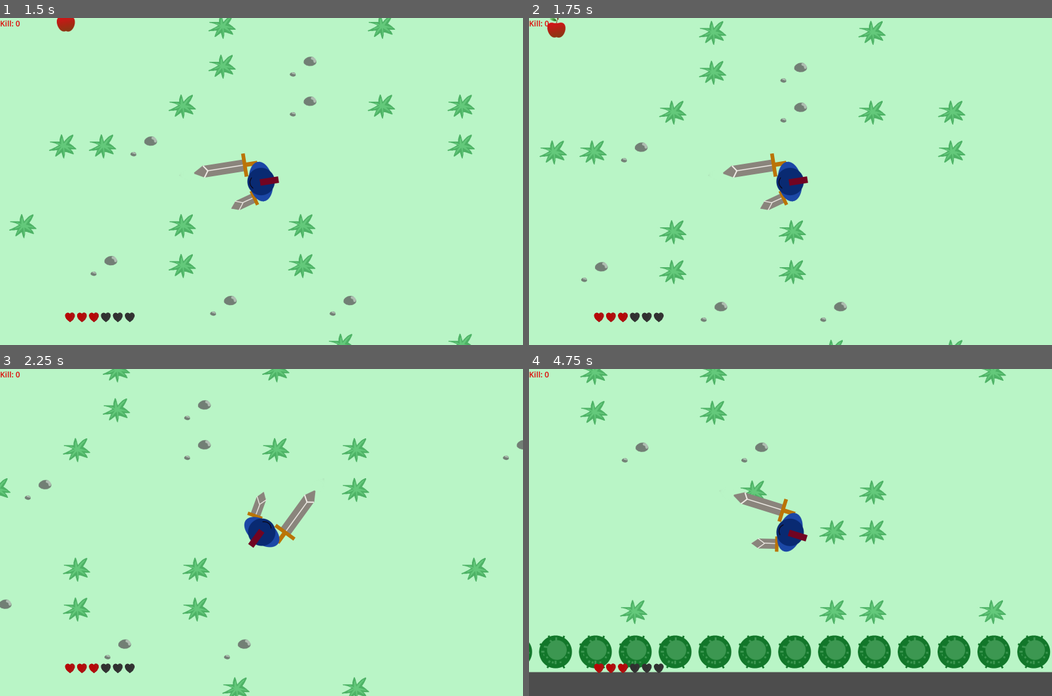
Above: before the commit, frames 1-4 (two rows, left to right).
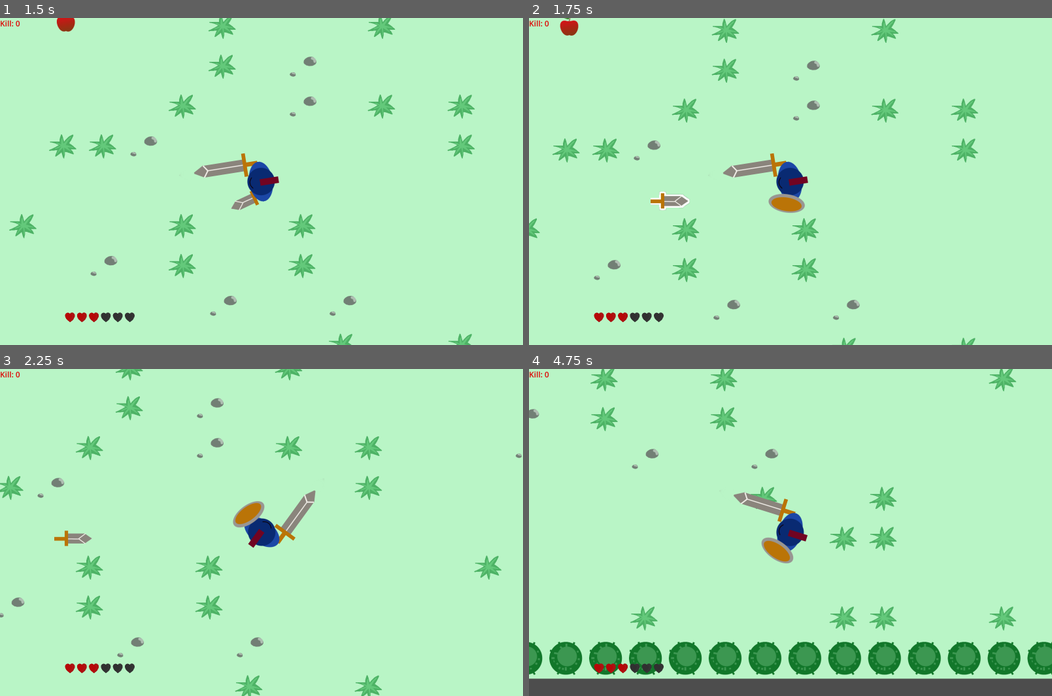
Above: after the commit, the same moments.

Repository: abcdnned/MonsterSlayer
Game: Godot game, scene res://scenes/world.tscn
The game is run twice, just before and just after one commit, with the same random seed, the same clock (stepped at 60 frames per second) and the same inputs.
Inputs (mouse positions are in pixels of both pictures, inside the frame that each line leads up to):
- Up to frame 1 (1.5 s): tap Enter at 0.5 s; move the mouse to (376, 165) at 0.52 s; hold D (right) 0.53-1.28 s; hold Q (item) 0.53-1.28 s; tap Tab (tab) at 0.8, 1.35 s; move the mouse to (156, 197) at 1.27 s; hold S (down) from 1.28 s (still down)
- Up to frame 2 (1.75 s): keep holding S (down); tap G (drop, bound only after the commit) at 1.55 s
- Up to frame 3 (2.25 s): move the mouse to (313, 460) at 2.02 s; release S (down) at 2.03 s; hold D (right) from 2.03 s (still down); hold G (drop, bound only after the commit) from 2.03 s (still down)
- Up to frame 4 (4.75 s): tap Q (item) at 2.3, 2.85, 4.55 s; move the mouse to (764, 597) at 2.77 s; release D (right) at 2.78 s; release G (drop, bound only after the commit) at 2.78 s; hold W (up) 2.78-3.53 s; tap Tab (tab) at 3.05 s; move the mouse to (947, 581) at 3.52 s; press the mouse at (947, 581) at 3.53 s; hold A (left) from 3.53 s (still down); tap G (drop, bound only after the commit) at 3.8 s; move the mouse to (633, 483) at 4.27 s; release the mouse at (633, 483) at 4.28 s; right-click (633, 483) at 4.35 s

Frame 1 is identical in both runs. In frame 2, 5.5% of the frame differs, in the area x 0-86%, y 0-100%; in frame 3, 5.1%; in frame 4, 14%, in the area x 0-100%, y 0-95%.

Commit message:
fetch switch item, drop item

Diff:
--- a/project.godot
+++ b/project.godot
@@ -85,3 +85,8 @@
 "events": [Object(InputEventKey,"resource_local_to_scene":false,"resource_name":"","device":-1,"window_id":0,"alt_pressed":false,"shift_pressed":false,"ctrl_pressed":false,"meta_pressed":false,"pressed":false,"keycode":0,"physical_keycode":69,"key_label":0,"unicode":101,"echo":false,"script":null)
 ]
 }
+drop={
+"deadzone": 0.5,
+"events": [Object(InputEventKey,"resource_local_to_scene":false,"resource_name":"","device":-1,"window_id":0,"alt_pressed":false,"shift_pressed":false,"ctrl_pressed":false,"meta_pressed":false,"pressed":false,"keycode":0,"physical_keycode":71,"key_label":0,"unicode":103,"echo":false,"script":null)
+]
+}
--- a/scenes/player.tscn
+++ b/scenes/player.tscn
@@ -758,6 +758,10 @@
 "values": [Vector2(139, 83), Vector2(199, 38)]
 }
 
+[sub_resource type="Animation" id="Animation_0hhfo"]
+resource_name = "drop_item"
+length = 0.04
+
 [sub_resource type="AnimationLibrary" id="AnimationLibrary_805h5"]
 _data = {
 "HoldItem": SubResource("Animation_7smbj"),
@@ -767,6 +771,7 @@
 "RESET": SubResource("Animation_1ea80"),
 "dash": SubResource("Animation_2ax2q"),
 "dash_attack": SubResource("Animation_yn61v"),
+"drop_item": SubResource("Animation_0hhfo"),
 "dying": SubResource("Animation_bsl3y"),
 "idle_defense_cancel": SubResource("Animation_bqgxm"),
 "idle_defense_hit": SubResource("Animation_86rf0"),
@@ -791,6 +796,9 @@
 [sub_resource type="AnimationNodeAnimation" id="AnimationNodeAnimation_ka6py"]
 animation = &"dash_attack"
 
+[sub_resource type="AnimationNodeAnimation" id="AnimationNodeAnimation_ggwrt"]
+animation = &"drop_item"
+
 [sub_resource type="AnimationNodeAnimation" id="AnimationNodeAnimation_x5wc5"]
 animation = &"dying"
 
@@ -959,10 +967,26 @@
 advance_mode = 2
 advance_condition = &"unstun & hold_item"
 
+[sub_resource type="AnimationNodeStateMachineTransition" id="AnimationNodeStateMachineTransition_qfpll"]
+advance_mode = 2
+advance_condition = &"drop_item"
+
+[sub_resource type="AnimationNodeStateMachineTransition" id="AnimationNodeStateMachineTransition_2t41s"]
+switch_mode = 2
+advance_mode = 2
+
+[sub_resource type="AnimationNodeStateMachineTransition" id="AnimationNodeStateMachineTransition_u3s8l"]
+advance_mode = 2
+advance_condition = &"stun"
+
+[sub_resource type="AnimationNodeStateMachineTransition" id="AnimationNodeStateMachineTransition_ir0ar"]
+advance_mode = 2
+advance_condition = &"dying"
+
 [sub_resource type="AnimationNodeStateMachine" id="AnimationNodeStateMachine_07lbm"]
 states/End/position = Vector2(1036.5, -124.5)
 states/HoldItem/node = SubResource("AnimationNodeAnimation_4xs71")
-states/HoldItem/position = Vector2(153.805, -33.904)
+states/HoldItem/position = Vector2(137.805, -12.404)
 states/Idle_2/node = SubResource("AnimationNodeAnimation_llu4x")
 states/Idle_2/position = Vector2(433.237, 135.998)
 states/Idle_Defense/node = SubResource("AnimationNodeAnimation_rtk7t")
@@ -972,6 +996,8 @@
 states/dash/position = Vector2(171.668, 134.44)
 states/dash_attack/node = SubResource("AnimationNodeAnimation_ka6py")
 states/dash_attack/position = Vector2(822.32, -157.79)
+states/drop_item/node = SubResource("AnimationNodeAnimation_ggwrt")
+states/drop_item/position = Vector2(734.82, -356.269)
 states/dying/node = SubResource("AnimationNodeAnimation_x5wc5")
 states/dying/position = Vector2(999.21, 83.5448)
 states/idle_defense_cancel/node = SubResource("AnimationNodeAnimation_3dcbf")
@@ -984,8 +1010,8 @@
 states/swap/position = Vector2(431.31, 296.202)
 states/use_item/node = SubResource("AnimationNodeAnimation_xk3wl")
 states/use_item/position = Vector2(185.48, -125.865)
-transitions = ["Start", "Idle_2", SubResource("AnimationNode …(2923 unchanged characters)… mationNodeStateMachineTransition_ln0di")]
-graph_offset = Vector2(-19.8898, 2.763)
+transitions = ["Start", "Idle_2", SubResource("AnimationNode …(2923 unchanged characters)… mationNodeStateMachineTransition_ln0di"), "HoldItem", "drop_item", SubResource("AnimationNodeStateMachineTransition_qfpll"), "drop_item", "Idle_2", SubResource("AnimationNodeStateMachineTransition_2t41s"), "drop_item", "stun", SubResource("AnimationNodeStateMachineTransition_u3s8l"), "drop_item", "dying", SubResource("AnimationNodeStateMachineTransition_ir0ar")]
+graph_offset = Vector2(-5.53473, -413.006)
 
 [node name="Player" type="CharacterBody2D" groups=["human"]]
 script = ExtResource("1_4j5bp")
@@ -1050,6 +1076,7 @@
 parameters/conditions/defense = false
 parameters/conditions/defense_cancel = false
 parameters/conditions/defense_hit = false
+parameters/conditions/drop_item = false
 parameters/conditions/dying = false
 parameters/conditions/hide_item = false
 parameters/conditions/hold_item = false
--- a/scripts/iApple.gd
+++ b/scripts/iApple.gd
@@ -1,7 +1,5 @@
 extends Lootable
 
-var p = null
-const FLYING_DAGGER = preload("res://scenes/flying_dagger.tscn")
 @onready var audio_stream_player_2d = $AudioStreamPlayer2D
 
 func _ready():
@@ -14,13 +12,5 @@
 	visible = false
 	audio_stream_player_2d.play()
 
-func loot(player):
-	if visible and player.item_handle.get_child_count() == 0:
-		reparent(player.item_handle, false)
-		position = Vector2(0, 0)
-		player.gaven_new_item(self)
-		p = player
-
-
 func _on_timer_timeout():
 	queue_free()
--- a/scripts/i_dagger.gd
+++ b/scripts/i_dagger.gd
@@ -1,6 +1,9 @@
-extends Sprite2D
+extends Lootable
 
 const FLYING_DAGGER = preload("res://scenes/flying_dagger.tscn")
+
+func _ready():
+	lootable = true
 
 func shoot():
 	var dagger = FLYING_DAGGER.instantiate()
--- a/scripts/lootable.gd
+++ b/scripts/lootable.gd
@@ -3,6 +3,7 @@
 
 var lootable = false
 const pick_up_dis = 500.0
+var p = null
 
 func _process(delta):
 	if lootable and get_rect().has_point(to_local(get_global_mouse_position())) and get_tree().current_scene.player.global_position.distance_to(get_global_mouse_position()) <= pick_up_dis:
@@ -11,7 +12,7 @@
 		material = null
 
 func _input(event):
-	if lootable and event is InputEventKey and event.pressed and event.as_text_physical_keycode() == "E":
+	if lootable and event is InputEventKey and event.pressed and event.as_text_physical_keycode() == "Q":
 		if get_rect().has_point(to_local(get_global_mouse_position())) and get_tree().current_scene.player.global_position.distance_to(get_global_mouse_position()) <= pick_up_dis:
 			loot(get_tree().current_scene.player)
 
@@ -22,4 +23,19 @@
 	sprite.material = shader_material
 
 func loot(player):
-	pass
+	if not visible:
+		return
+	if player.item_handle.get_child_count() == 1:
+		player.item_handle.get_child(0).drop(get_global_mouse_position())
+	if player.item_handle.get_child_count() == 0:
+		reparent(player.item_handle, false)
+		position = Vector2(0, 0)
+		player.gaven_new_item(self)
+		p = player
+		lootable = false
+
+func drop(pos):
+	reparent(get_tree().current_scene, false)
+	global_position = pos
+	p = null
+	lootable = true
--- a/scripts/player.gd
+++ b/scripts/player.gd
@@ -120,11 +120,16 @@
 				dash_cooldown.start()
 			elif Input.is_action_pressed("right_click"):
 				animation_tree.set("parameters/conditions/use_item", true)
+			elif Input.is_action_pressed("drop"):
+				animation_tree.set("parameters/conditions/drop_item", true)
+				drop()
 			else:
 				_move_velocity(delta)
 				move_and_slide()
 		"use_item":
 			animation_tree.set("parameters/conditions/use_item", false)
+		"drop_item":
+			animation_tree.set("parameters/conditions/drop_item", false)
 
 func get_direction():
 	var mouse_pos = get_global_mouse_position()
@@ -216,3 +221,8 @@
 	if item_handle.get_child_count() > 0:
 		animation_tree.set("parameters/conditions/hold_item", true)
 		animation_tree.set("parameters/conditions/hide_item", false)
+
+func drop():
+	item_handle.get_child(0).drop(get_global_mouse_position())
+	animation_tree.set("parameters/conditions/hold_item", false)
+	animation_tree.set("parameters/conditions/hide_item", true)
--- a/scripts/world.gd
+++ b/scripts/world.gd
@@ -1,6 +1,7 @@
-# 3.4 target
-# TODO fetch switch item
 
+
+# Backlogs
+# Sheild charge
 
 extends Node2D
 
Not shown: 1 places in scenes/player.tscn that only renumber resources
